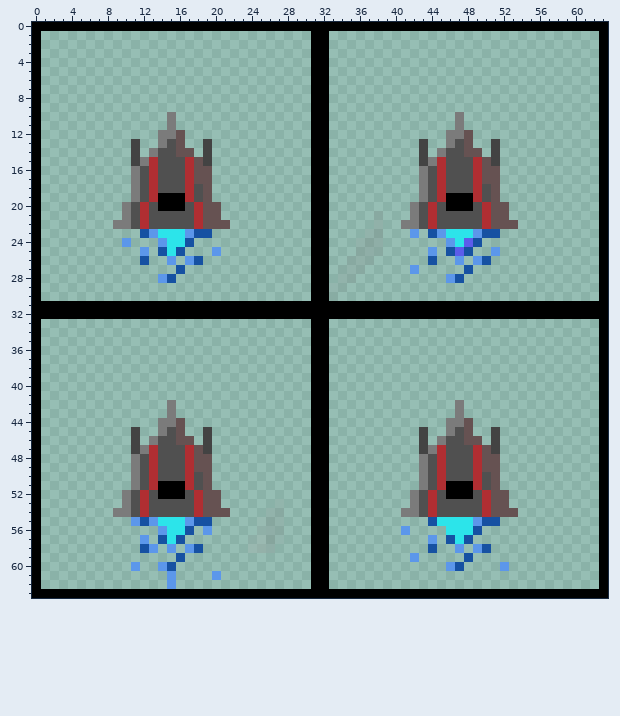
Two versions of one pixel-art sprite, assets/ship.png. Above is the file before it was changed.
The file is 64x64 pixels. Pixels under 10% opacity are left out. Colours within 5 levels of each other are drawn and written as one.
After:
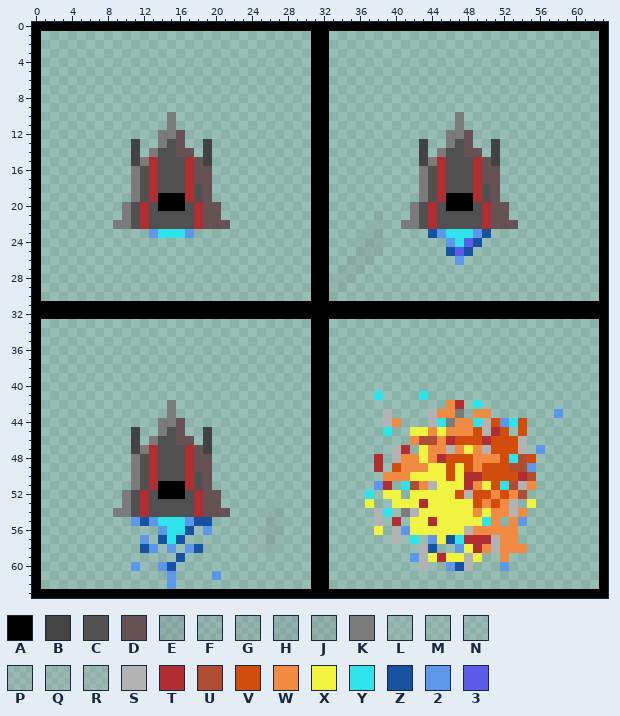
Palette (. is transparent): A #000000  B #434343  C #505050  D #665252  E #78787839  F #7b7b7b1d  G #7b7b7b23  H #7b7b7b29  J #7b7b7b33  K #7b7b7b  L #a0a0a028  M #a4a4a439  N #a6a6a621  P #a7a7a730  Q #a8a8a83f  R #adadad48  S #b3b3b3  T #b02e32  U #b04c32  V #d24c0b  W #f08b41  X #f0f441  Y #2ce4ea  Z #1651a2  2 #5c97ea  3 #5c5cea
What changed:
{"y":23,"x":12,"old":"Z","new":"."}
{"y":23,"x":18,"old":"ZZ","new":".."}
{"y":23,"x":42,"old":"2","new":"."}
{"y":23,"x":51,"old":"Z","new":"."}
{"y":24,"x":10,"old":"2","new":"."}
{"y":24,"x":14,"old":"2YYZ","new":"...."}
{"y":25,"x":12,"old":"2","new":"."}
{"y":25,"x":14,"old":"ZYZ","new":"..."}
{"y":25,"x":20,"old":"2","new":"."}
{"y":25,"x":44,"old":"2","new":"."}
{"y":25,"x":51,"old":"2","new":"."}
{"y":26,"x":12,"old":"Z","new":"."}
{"y":26,"x":15,"old":"2","new":"."}
{"y":26,"x":17,"old":"2Z","new":".."}
{"y":26,"x":44,"old":"Z","new":"."}
{"y":26,"x":49,"old":"2Z","new":".."}
{"y":27,"x":16,"old":"Z","new":"."}
{"y":27,"x":42,"old":"2","new":"."}
{"y":27,"x":48,"old":"Z","new":"."}
{"y":28,"x":14,"old":"2Z","new":".."}
{"y":28,"x":46,"old":"2Z","new":".."}
{"y":41,"x":38,"old":".","new":"Y"}
{"y":41,"x":43,"old":".","new":"Y"}
{"y":42,"x":46,"old":".K","new":"WT"}
{"y":42,"x":49,"old":".","new":"Y"}
{"y":43,"x":39,"old":".","new":"S"}
{"y":43,"x":44,"old":"...","new":"SWW"}
{"y":43,"x":49,"old":"..","new":"WW"}
{"y":43,"x":58,"old":".","new":"2"}
{"y":44,"x":39,"old":"..","new":"SW"}
{"y":44,"x":44,"old":"..","new":"SY"}
{"y":44,"x":47,"old":"KD......","new":"WWYSV2YV"}
{"y":45,"x":39,"old":".","new":"Y"}
{"y":45,"x":42,"old":".B..KCD..B.","new":"XXWXWWWVSTV"}
{"y":45,"x":54,"old":".","new":"V"}
{"y":46,"x":42,"old":".B.KCCDD.B...","new":"WUUWTVVVTVVVS"}
{"y":47,"x":40,"old":"..","new":"ST"}
{"y":47,"x":43,"old":"BKTCCCTDB...","new":"XWWSWXWSVVVS"}
{"y":47,"x":56,"old":".","new":"2"}
{"y":48,"x":38,"old":".","new":"T"}
{"y":48,"x":40,"old":"...KC","new":"SWWXW"}
{"y":48,"x":46,"old":"CCCTDD....","new":"VVVWWWVYUV"}
{"y":49,"x":38,"old":".","new":"T"}
{"y":49,"x":40,"old":"...KCTCCCTDD....","new":"VWWWXXVXVWVVVUU2"}
{"y":50,"x":39,"old":"....KCTCCC","new":"WWWXXXXVXT"}
{"y":50,"x":50,"old":"CD....","new":"VVVVTU"}
{"y":51,"x":38,"old":"..","new":"2T"}
{"y":51,"x":41,"old":"..KCTAAATCD....","new":"YUWSXXXTWXVYUSW"}
{"y":52,"x":37,"old":".","new":"Y"}
{"y":52,"x":39,"old":"..","new":"XX"}
{"y":52,"x":42,"old":"KCTCAAACTDD..","new":"XXXXXVSVVWVWU"}
{"y":53,"x":37,"old":".","new":"X"}
{"y":53,"x":40,"old":"..KCTCCCCCTDD.","new":"XXXTXXXXXVWVWS"}
{"y":53,"x":55,"old":".","new":"X"}
{"y":54,"x":38,"old":"..","new":"SY"}
{"y":54,"x":42,"old":"KCTCCCCCTDDD.","new":"SXXXXXXWXWWSW"}
{"y":55,"x":38,"old":".","new":"S"}
{"y":55,"x":40,"old":".","new":"T"}
{"y":55,"x":42,"old":"..ZYYYY2ZZ","new":"XXTXXXXXYW"}
{"y":55,"x":53,"old":"..","new":"W2"}
{"y":56,"x":38,"old":".","new":"X"}
{"y":56,"x":40,"old":".","new":"S"}
{"y":56,"x":42,"old":"....YYYZ....","new":"XXXXXXSWWWWW"}
{"y":57,"x":40,"old":".","new":"S"}
{"y":57,"x":42,"old":".","new":"Y"}
{"y":57,"x":45,"old":".","new":"X"}
{"y":57,"x":48,"old":"Z.....","new":"TTTSWW"}
{"y":58,"x":43,"old":".","new":"S"}
{"y":58,"x":48,"old":".2Z....","new":"XTWSWWW"}
{"y":59,"x":43,"old":".....Z.","new":"SXTXXSX"}
{"y":59,"x":52,"old":".","new":"W"}
{"y":60,"x":43,"old":".","new":"S"}
{"y":60,"x":48,"old":".","new":"S"}
{"label":"erased","picture_box":[122,229,221,283]}
{"label":"erased","picture_box":[410,229,500,283]}
{"label":"changed","picture_box":[365,391,563,571]}
